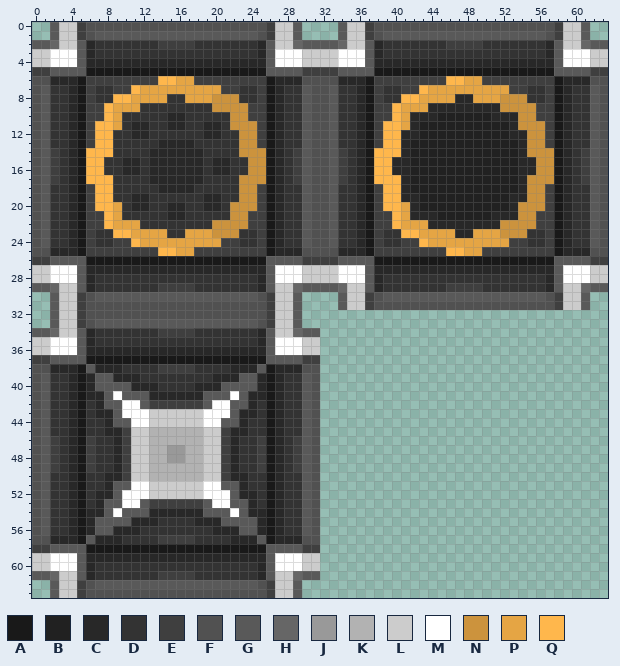
Pixel-art sprite, stored at Salo game models/factory game/LogisticsMark2.png. Above is the file before it was changed.
The file is 64x64 pixels. Colours within 5 levels of each other are drawn and written as one.
Palette (. is transparent): A #191919  B #212121  C #282828  D #333333  E #3f3f3f  F #515151  G #595959  H #666666  J #999999  K #b2b2b2  L #cccccc  M #ffffff  N #cc933d  P #e5a544  Q #ffb74c
Pixels before (only the part around the change), first column x 25:
26 AGGGGEEEEGGGGAAAAAAAAAAAAAAAAAAAAGGGGEE
27 CGMMMLLLLMMMGCCCCCCCCCCCCCCCCCCCCGMMMLL
28 CGMMMLLLLMMMGCDDDDDDDDDDDDDDDDDDCGMMMLL
29 CGLLHGGGGHLLGCDDDDDDDEEEEDDDDDDDCGLLHGG
30 FELLG....GLLEFGGGGGGGGGGGGGGGGGGFELLG..
31 FELLG....GLLEFFFFFFFFFFFFFFFFFFFFELLG..
32 FELLG..................................
33 FELLG..................................
34 CGLLHGG................................
35 CGMMMLL................................
36 CGMMMLL................................
37 AGGGGEE................................
38 GACCCFF................................
39 CACDDGF................................
40 CACDDGF................................
41 CACDDGF................................
42 DACDDGF................................
43 DACDDGF................................
44 DACDDGF................................
45 DACDDGF................................
46 EACDEGF................................
47 EACDEGF................................
48 EACDEGF................................
49 EACDEGF................................
50 DACDDGF................................
51 DACDDGF................................
52 DACDDGF................................
53 DACDDGF................................
54 CACDDGF................................
55 CACDDGF................................
56 CACDDGF................................
57 GACCCFF................................
58 AGGGGEE................................
59 CGMMMLL................................
60 CGMMMLL................................
61 CGLLHGG................................
62 FELLG..................................
63 FELLG..................................
After the commit:
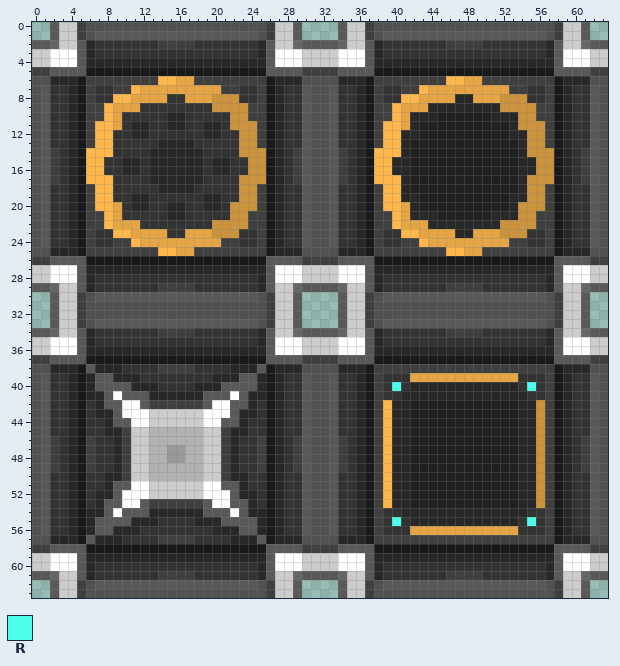
Colours new in this view: R #4dffea
Change:
Colour A is added in row 37 at x 38 to 57; in rows 38 to 57 at x 37 and 58; in row 58 at x 38 to 57.
Colour B is added in rows 42 to 53 at x 42 to 53.
Colour C is added in rows 34 to 35 at x 38 and 57; in row 36 at x 38 to 57; in row 38 at x 34 to 36 and 59 to 61; in row 39 at x 36 and 59; in row 40 at x 36, 42 to 53 and 59; in row 41 at x 36, 41 to 54 and 59.
Colour C is added in rows 42 to 53 at x 36, 40 to 41, 54 to 55 and 59; in row 54 at x 36, 41 to 54 and 59; in row 55 at x 36, 42 to 53 and 59; in row 56 at x 36 and 59; in row 57 at x 34 to 36 and 59 to 61; in row 59 at x 38 to 57.
Colour C is added in rows 60 to 61 at x 38 and 57.
Colour D is added in row 34 at x 39 to 45 and 50 to 56; in row 35 at x 39 to 56; in row 39 at x 34 to 35, 39 to 41, 54 to 56 and 60 to 61; in row 40 at x 34 to 35, 39, 41, 54, 56 and 60 to 61; in row 41 at x 34 to 35, 39 to 40, 55 to 56 and 60 to 61; in rows 42 to 45 at x 34 to 35 and 60 to 61.
Colour D is added in rows 46 to 49 at x 35 and 60; in rows 50 to 53 at x 34 to 35 and 60 to 61; in row 54 at x 34 to 35, 39 to 40, 55 to 56 and 60 to 61; in row 55 at x 34 to 35, 39, 41, 54, 56 and 60 to 61; in row 56 at x 34 to 35, 39 to 41, 54 to 56 and 60 to 61; in row 60 at x 39 to 56.
Colour D is added in row 61 at x 39 to 45 and 50 to 56.
Colour E is added in rows 32 to 33 at x 37 and 58; in row 34 at x 46 to 49; in row 37 at x 32 to 33 and 62 to 63; in row 38 at x 38 to 57; in rows 39 to 45 at x 38 and 57; in rows 46 to 49 at x 34, 38, 57 and 61.
Colour E is added in rows 50 to 56 at x 38 and 57; in row 57 at x 38 to 57; in row 58 at x 32 to 33 and 62 to 63; in row 61 at x 46 to 49; in rows 62 to 63 at x 37 and 58.
Colour F is added in row 32 at x 38 to 57; in row 33 at x 38 and 57; in row 38 at x 32 to 33 and 62 to 63; in rows 39 to 56 at x 32 and 63; in row 57 at x 32 to 33 and 62 to 63; in row 62 at x 38 and 57.
Colour F is added in row 63 at x 38 to 57.
Colour G is added in row 32 at x 34 and 61; in row 33 at x 34, 39 to 56 and 61; in row 34 at x 32 to 33, 37, 58 and 62 to 63; in rows 35 to 36 at x 37 and 58; in row 37 at x 34 to 37 and 58 to 61; in rows 39 to 56 at x 33 and 62.
Colour G is added in row 58 at x 34 to 37 and 58 to 61; in rows 59 to 60 at x 37 and 58; in row 61 at x 32 to 33, 37, 58 and 62 to 63; in row 62 at x 34, 39 to 56 and 61; in row 63 at x 34 and 61.
Colour H is added in row 34 at x 34 and 61; in row 61 at x 34 and 61.
Colour L is added in rows 32 to 34 at x 35 to 36 and 59 to 60; in rows 35 to 36 at x 32 to 33 and 62 to 63; in rows 59 to 60 at x 32 to 33 and 62 to 63; in rows 61 to 63 at x 35 to 36 and 59 to 60.
Colour M is added in rows 35 to 36 at x 34 to 36 and 59 to 61; in rows 59 to 60 at x 34 to 36 and 59 to 61.
Colour N is added in rows 42 to 53 at x 56.
Colour P is added in row 39 at x 42 to 53; in row 56 at x 42 to 53.
Colour Q is added in rows 42 to 53 at x 39.
Colour R is added in row 40 at x 40 and 55; in row 55 at x 40 and 55.
Changed places in both pictures, as pixel boxes (x1, y1, x2, y2):
added: (320, 310, 608, 598)
